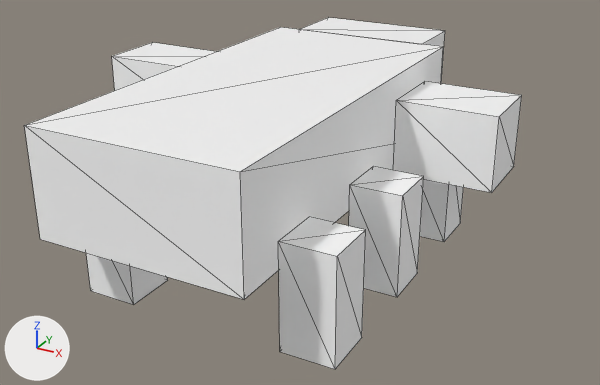
A saved change to the glTF model models/creatures/lobster/model.gltf.
One viewpoint serves both versions: a 50 mm camera at (0.968, -1.595, 0.971) aimed at (0.042, 0.089, 0.129). Lighting does not change. The marker at lower left points along +X, +Y and +Z. The first picture is the older version. Mesh edges are drawn as thin lines. Vertices at exactly the same position are counted once.
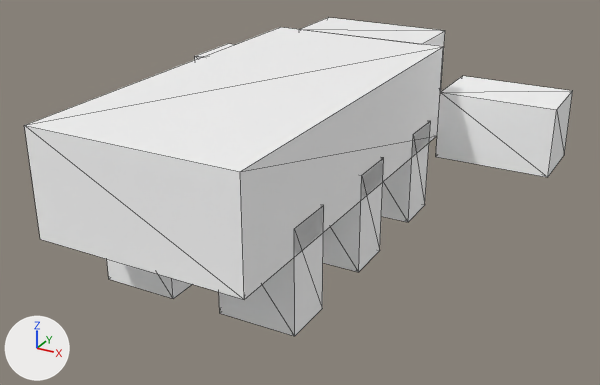
Boxes [x1, y1, x2, y2] around the edits, measured in the pictures (600 x 385 px; the box of a moved part takes in the faces that stretch with it):
'mesh', reshaped (10% wider, 9% shorter): before [24, 17, 522, 369]; after [24, 17, 573, 336]
part 1 of me_mesh_0, moved or reshaped: before [112, 42, 216, 90]; after [301, 17, 445, 92]
part 2 of me_mesh_0, moved or reshaped (mostly hidden afterwards): before [393, 81, 522, 193]; after [195, 44, 234, 60]
part 3 of me_mesh_0, moved or reshaped: before [301, 17, 445, 82]; after [436, 76, 573, 177]
part 4 of me_mesh_0, moved or reshaped: before [420, 179, 464, 242]; after [381, 122, 430, 222]
part 5 of me_mesh_0, moved or reshaped: before [349, 166, 424, 297]; after [323, 158, 384, 272]
part 6 of me_mesh_0, moved or reshaped: before [86, 253, 168, 305]; after [107, 259, 193, 299]
part 7 of me_mesh_0, moved or reshaped: before [278, 217, 366, 369]; after [219, 206, 324, 336]

The edits, one by one:
me_mesh_0 is used by ob_mesh; location (0.0, 0.0, 0.0).
me_mesh_0 had 80 vertices, 120 faces and spanned x -0.625..0.5, y -0.5..0.688, z 0.0..0.438.
me_mesh_0 now has 80 vertices, 120 faces and spans x -0.562..0.562, y -0.5..0.688, z 0.0..0.438.
me_mesh_0 part 1: the loose piece of 8 vertices spanning x -0.625..-0.25, y 0.188..0.375, z 0.188..0.375 is moved by (0.438, 0.312, 0.062).
me_mesh_0 part 2: the loose piece of 8 vertices spanning x 0.25..0.5, y 0.188..0.375, z 0.188..0.375 is scaled about its middle by (1.25, 1, 1), then moved by (-0.781, 0.312, -0.062).
me_mesh_0 part 3: the loose piece of 8 vertices spanning x -0.188..0.188, y 0.5..0.688, z 0.25..0.438 is scaled about its middle by (0.833, 1, 1), then moved by (0.406, 0.0, -0.125).
me_mesh_0 part 4: the loose piece of 8 vertices spanning x 0.25..0.375, y 0.25..0.375, z 0.0..0.25 is scaled about its middle by (1.5, 1, 1), then moved by (-0.156, 0.062, 0.0).
me_mesh_0 part 5: the loose piece of 8 vertices spanning x 0.25..0.375, y -0.062..0.062, z 0.0..0.25 is scaled about its middle by (1.5, 1, 1), then moved by (-0.156, 0.062, 0.0).
me_mesh_0 part 6: the loose piece of 8 vertices spanning x -0.25..-0.125, y -0.375..-0.25, z 0.0..0.25 is scaled about its middle by (1.5, 1, 1), then moved by (0.031, 0.062, 0.0).
me_mesh_0 part 7: the loose piece of 8 vertices spanning x 0.25..0.375, y -0.375..-0.25, z 0.0..0.25 is scaled about its middle by (1.5, 1, 1), then moved by (-0.156, 0.062, 0.0).
Other edits to the shape of me_mesh_0 do not show in these pictures.
